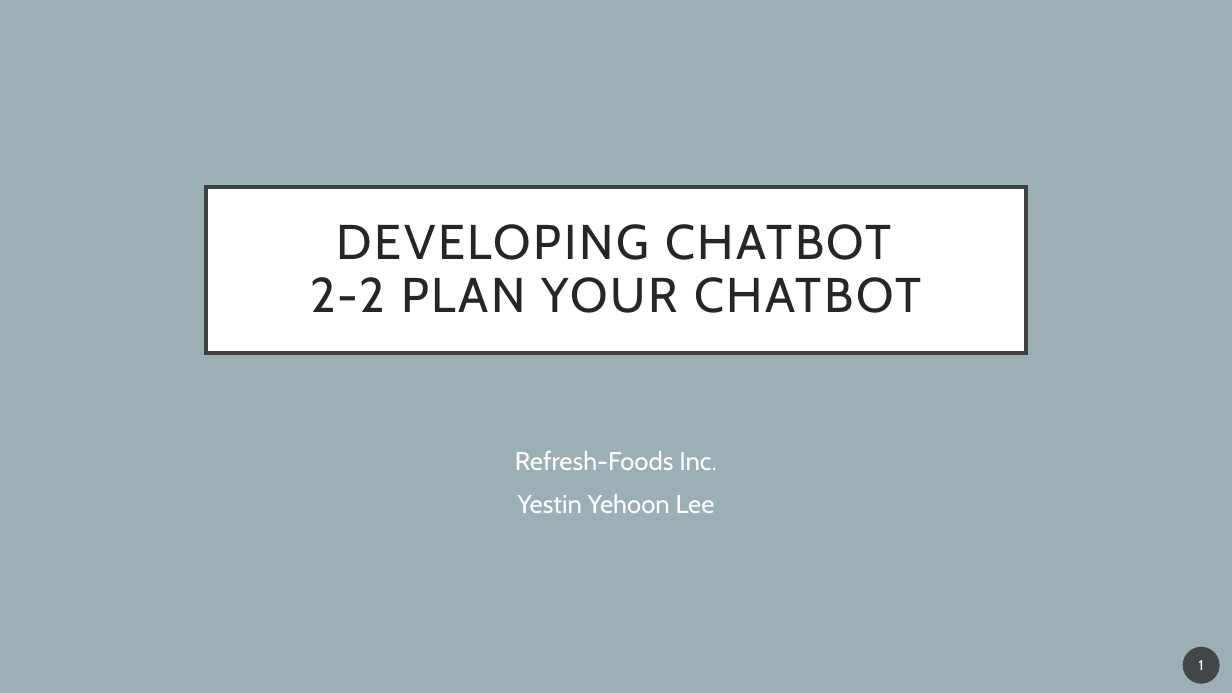
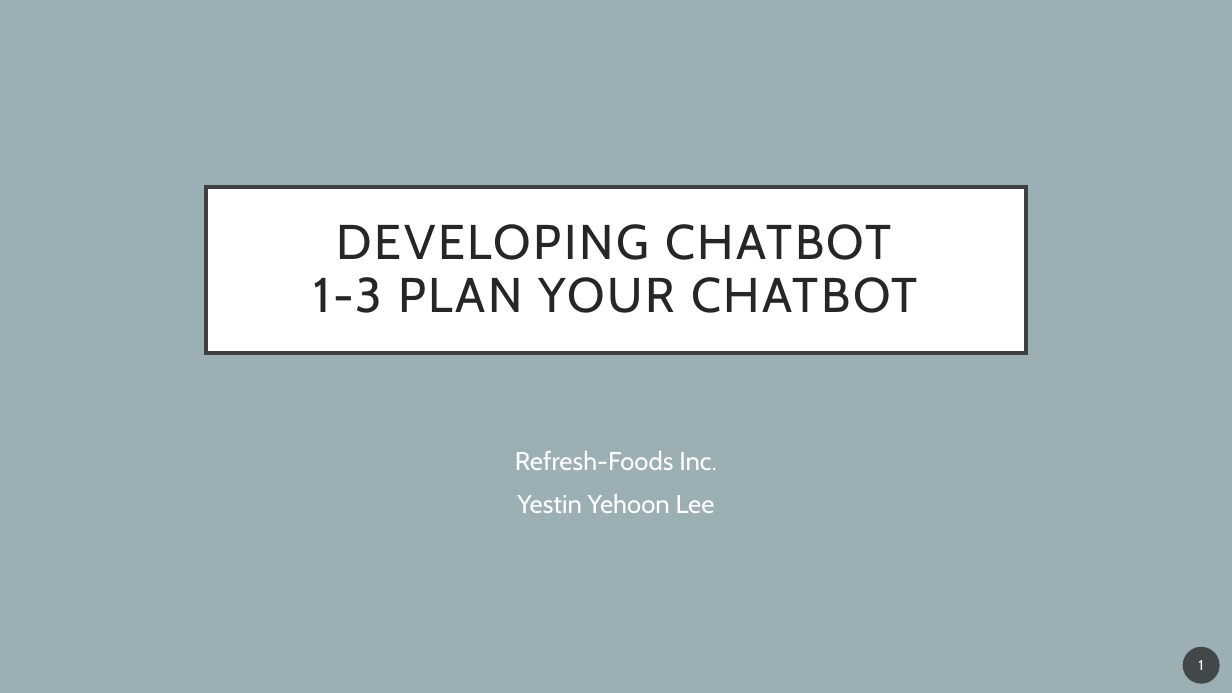
Before and after one commit to YehoonLee3/ChatBotCourse, a slide deck: slide 1 of 1-3 Plan for Your ChatBot.pptx. Drawn at 1232x693 pixels with LibreOffice and Linux fonts; fonts in the diff are those of the drawing. Boxes give left, top, right and bottom in pixels: in the first picture for what was removed or moved away, otherwise in the second. Text is boxed around its words. In the diff, an @@ line names an element or a change of style, - is before the commit and + after.

```diff
--- a/1-3 Plan for Your ChatBot.pptx
+++ b/1-3 Plan for Your ChatBot.pptx
@@ title at box(313, 224, 918, 313): text changed @@
-DEVELOPING CHATBOT
-2-2 PLAN YOUR CHATBOT
+DEVELOPING CHATBOT
+1-3 PLAN YOUR CHATBOT
```
Also in this commit, not shown: 7 other files.
